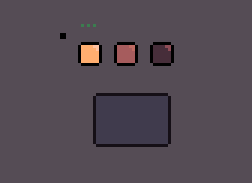
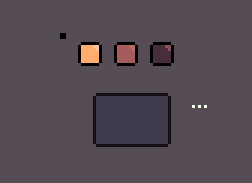
Two versions of the same layered image (252 x 183). Layer-by-layer changes:
painted on "UIMiniMapStartMarker.png" over (81, 24, 207, 108)
